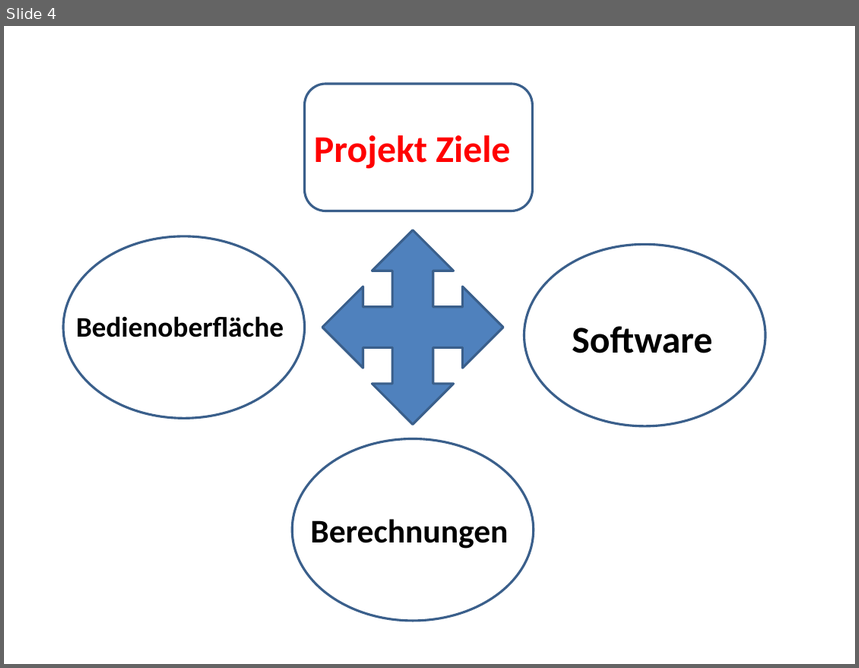
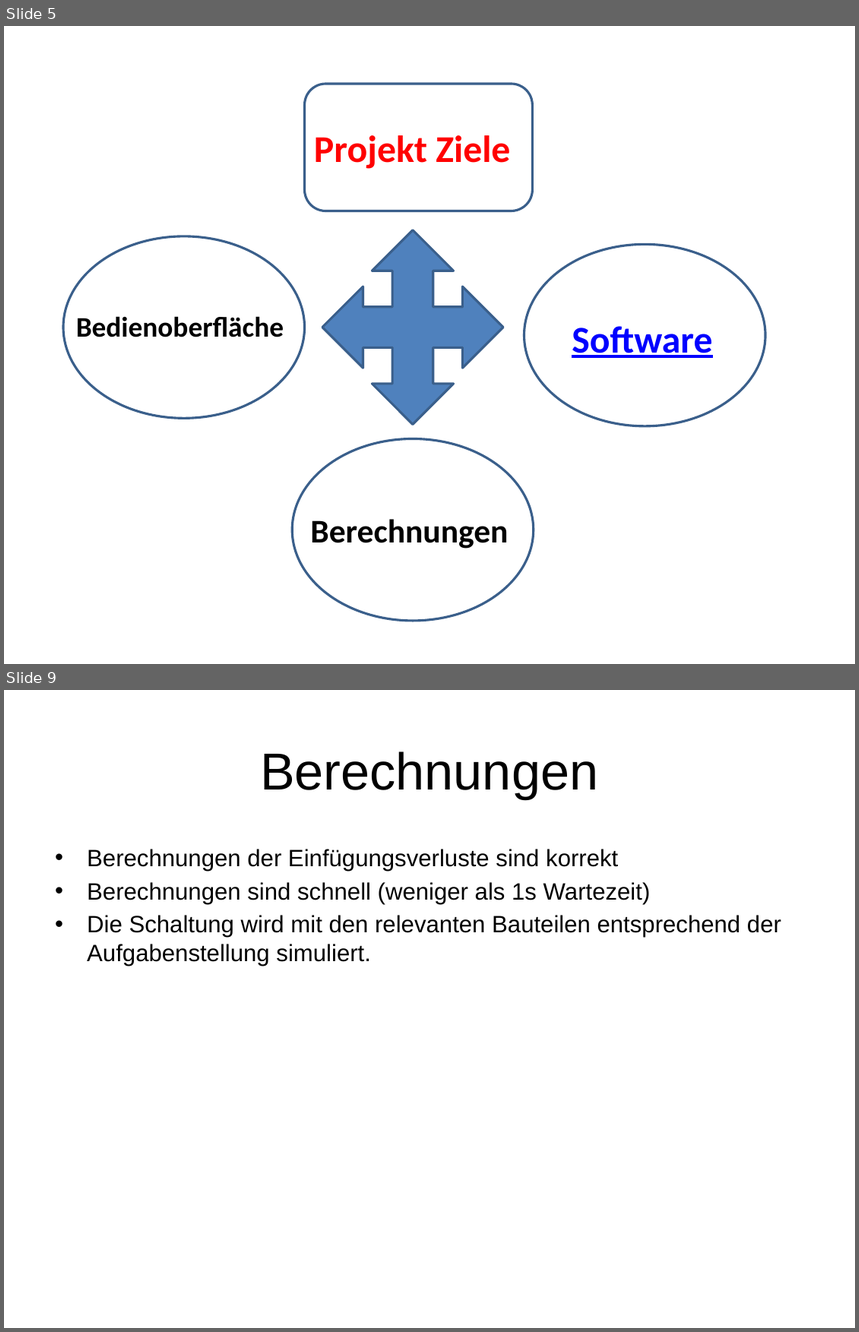
Before and after one commit to marinataborda/P2Organisation, a slide deck: ZwischenPresäntation.pptx. Shown one above the other, each under a label of ours: slide 4 before the commit, slides 5 and 9 after it; the slides between them are not shown. The pictures are 859x668 and 859x1332 pixels, drawn with LibreOffice and Linux fonts; fonts in the diff are those of the drawing. Boxes give left, top, right and bottom in pixels: in the first picture for what was removed or moved away, otherwise in the second. Text is boxed around its words. In the diff, an @@ line names an element or a change of style, - is before the commit and + after.

```diff
--- a/ZwischenPresäntation.pptx
+++ b/ZwischenPresäntation.pptx
@@ slide 9 added at <box>4,690,855,1328</box>, background #FFFFFF @@
@@ title added at <box>260,752,598,799</box>, 44 pt, text #000000 @@
+Berechnungen
@@ text added at <box>87,849,781,966</box>, 20 pt, text #000000 @@
+• Berechnungen der Einfügungsverluste sind korrekt
+• Berechnungen sind schnell (weniger als 1s Wartezeit)
+• Die Schaltung wird mit den relevanten Bauteilen entsprechend der Aufgabenstellung simuliert.
@@ what was slide 4 is now slide 5 @@
@@ slide 5 changed as well @@
@@ text "Software" at <box>572,326,712,358</box>: text colour #000000 to #0000FF, underline on @@
```
Also in this commit, not shown: 2 other slides changed, 7 other slides added, 1 slide removed.
